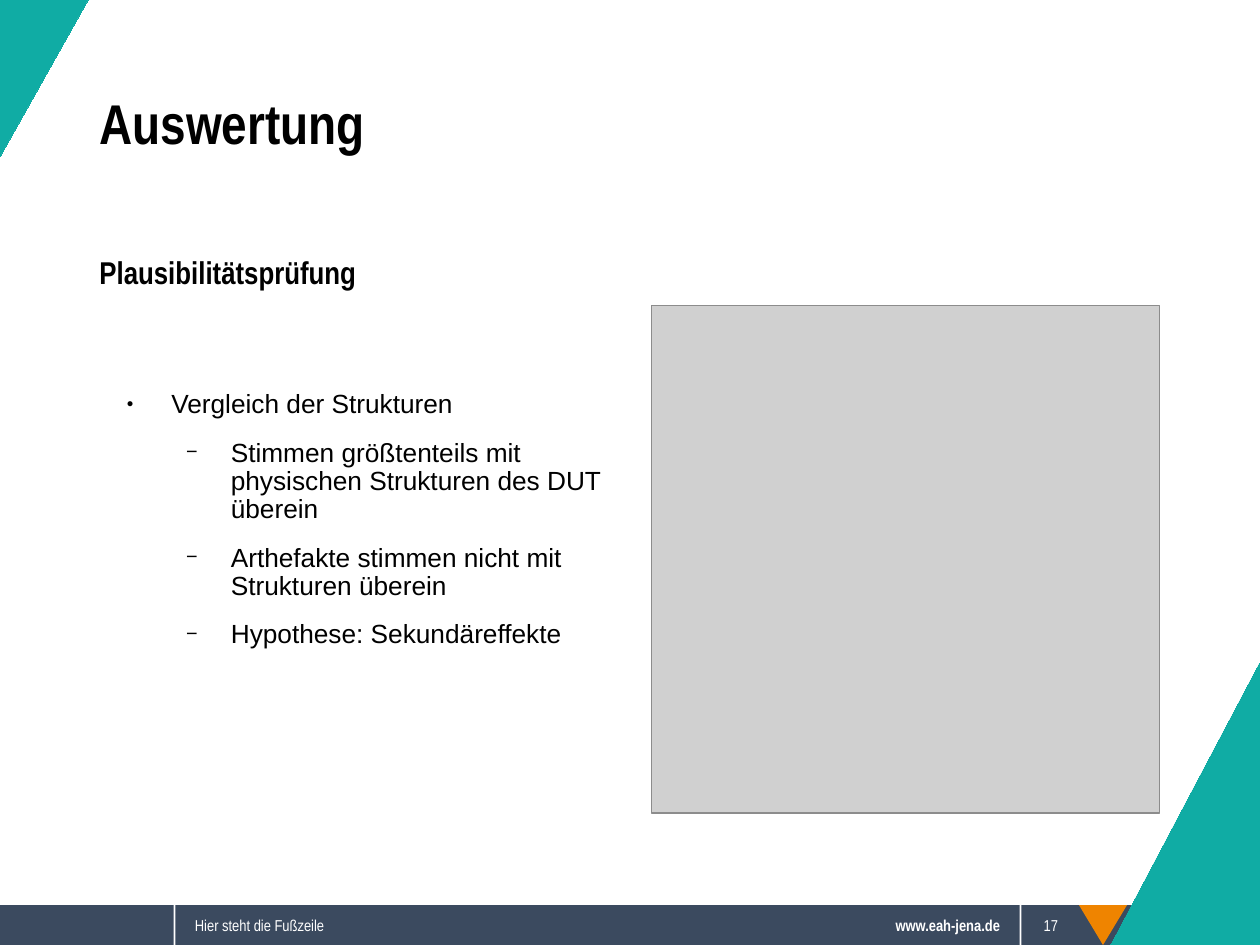
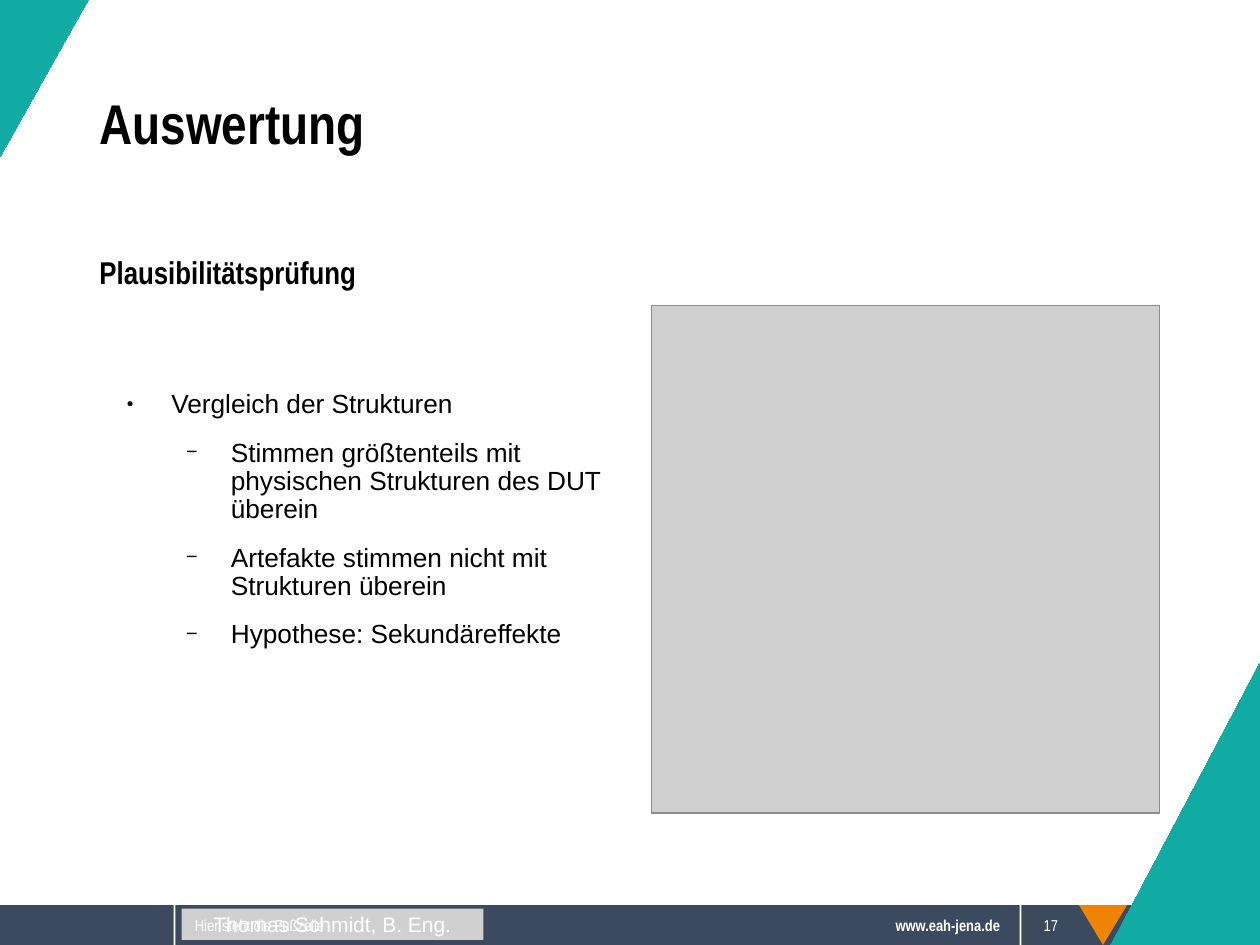
Before and after one commit to Sappy5053/Komplexpraktikum, a slide deck: slide 17 of Präsentation.odp. Drawn at 1260x945 pixels with LibreOffice and Linux fonts; fonts in the diff are those of the drawing; grey boxes stand for pictures; background and template pictures are left out. Boxes give left, top, right and bottom in pixels: in the first picture for what was removed or moved away, otherwise in the second. Text is boxed around its words. In the diff, an @@ line names an element or a change of style, - is before the commit and + after.

```diff
--- a/Präsentation.odp
+++ b/Präsentation.odp
@@ text at box(231, 548, 547, 596): text changed @@
-  − Arthefakte stimmen nicht mit Strukturen überein
+  − Artefakte stimmen nicht mit Strukturen überein
@@ picture added at box(181, 908, 484, 940), 12 pt, text #FFFFFF @@
+Thomas Schmidt, B. Eng.
```
Also in this commit, not shown: 15 other slides changed, 1 other file.
